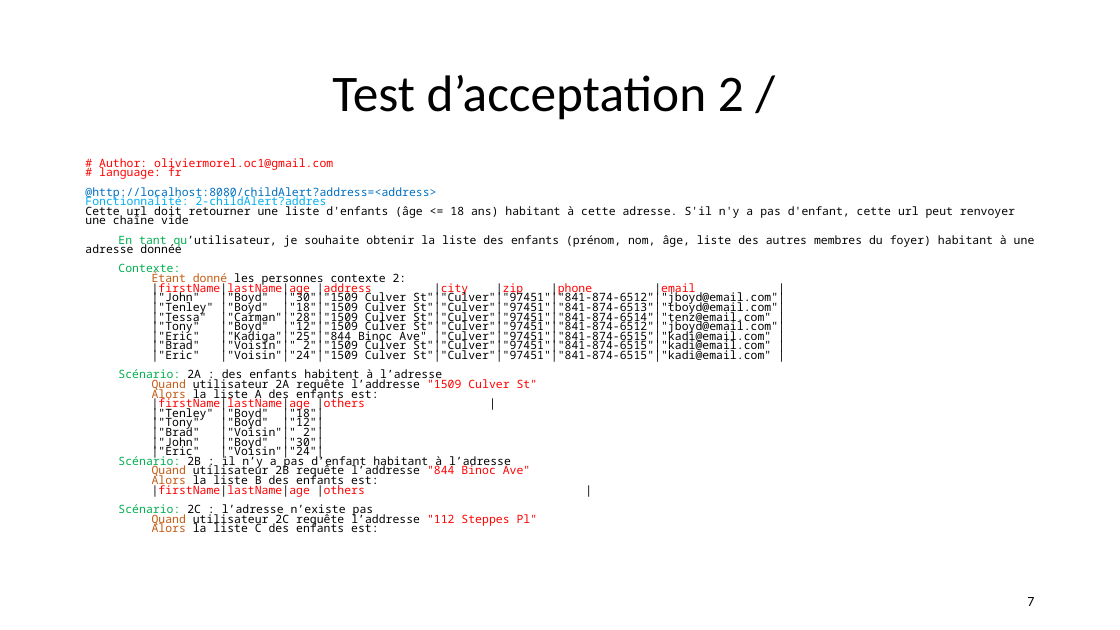
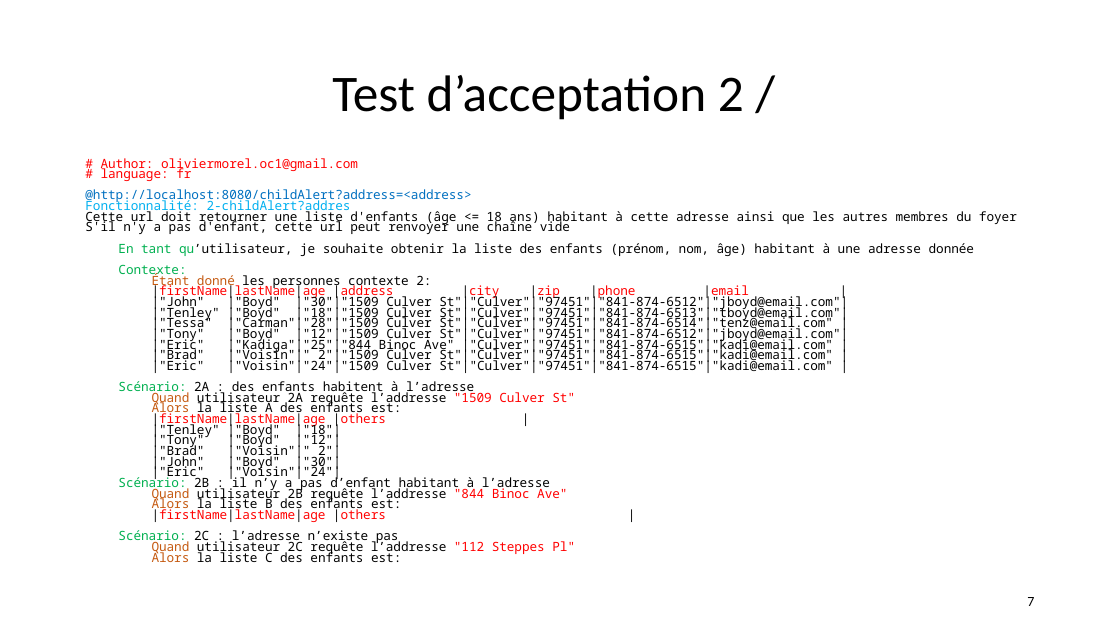
Before and after one commit to andrechico999/https-github.com-emmo78-com.safetynet.alerts, a slide deck: slide 7 of A_Livrables/MOREL_Olivier_4_slides_062022.pptx. Drawn at 1120x630 pixels with LibreOffice and Linux fonts; fonts in the diff are those of the drawing. Boxes give left, top, right and bottom in pixels: in the first picture for what was removed or moved away, otherwise in the second. Text is boxed around its words. In the diff, an @@ line names an element or a change of style, - is before the commit and + after.

Commit message:
wip : minimal coding to understand how coding test 'cause lack of experience 7

```diff
--- a/A_Livrables/MOREL_Olivier_4_slides_062022.pptx
+++ b/A_Livrables/MOREL_Olivier_4_slides_062022.pptx
@@ text at bbox=[85, 158, 848, 562]: size 9.8 to 10.8 pt in "# Author: oliviermorel.oc1@gmail.com", "# language: fr", "@http://localhost:8080/childAlert?address=<address>", "Fonctionnalité: 2-childAlert?addres" and 26 more places @@
@@ text at bbox=[85, 209, 1017, 256]: text changed; size 9.8 to 10.8 pt @@
-Cette url doit retourner une liste d'enfants (âge <= 18 ans) habitant à cette adresse. S'il n'y a pas d'enfant, cette url peut renvoyer une chaîne vide
-En tant qu’utilisateur, je souhaite obtenir la liste des enfants (prénom, nom, âge, liste des autres membres du foyer) habitant à une adresse donnée
+Cette url doit retourner une liste d'enfants (âge <= 18 ans) habitant à cette adresse ainsi que les autres membres du foyer
+S'il n'y a pas d'enfant, cette url peut renvoyer une chaîne vide
+En tant qu’utilisateur, je souhaite obtenir la liste des enfants (prénom, nom, âge) habitant à une adresse donnée
```
Also in this commit, not shown: 3 other slides changed, 17 other files.
